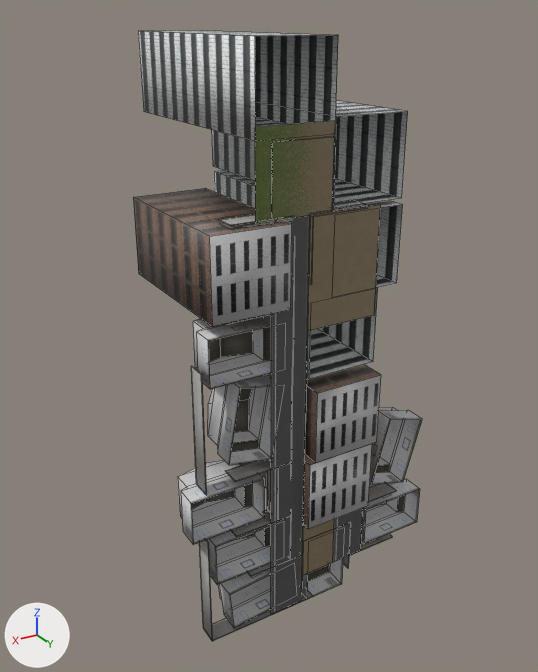
Before and after pictures for a commit that changed the FBX model source/media/model/stage-1-1.fbx.
Both versions are drawn from a 50 mm camera at (0.449, 0.678, 0.204) aimed at (-0.037, -0.134, -0.201). The axes (+X, +Y, +Z) are drawn at lower left. The lights are the same throughout. Mesh edges are drawn as thin lines. Where no turn or scale is listed for an object, it has been applied to the vertices.

Objects in the first picture: 'Ground'.
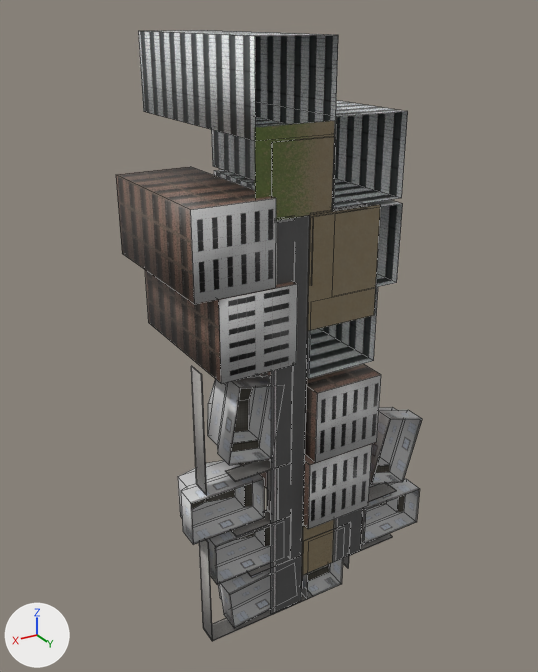
The change in detail:
me_ground is used by ob_ground; location (0.0, 0.0, 0.0).
me_ground had 442 vertices, 311 faces and spanned x -0.216..0.15, y -0.3..0.01, z -0.553..0.186.
me_ground now has 424 vertices, 296 faces and spans x -0.216..0.15, y -0.3..0.01, z -0.553..0.186.
me_ground part 1: the loose piece of 8 vertices spanning x 0.02..0.12, y -0.2..0.01, z -0.103..-0.003 is turned 90 degrees about the y axis through its middle, then moved by (-0.009, 0.0, -0.071).
me_ground part 2: the loose piece of 8 vertices spanning x -0.144..-0.044, y -0.3..0.0, z -0.104..-0.004 is moved by (0.0, 0.0, 0.001).
me_ground part 3: the loose piece of 8 vertices spanning x -0.114..-0.014, y -0.3..0.0, z -0.205..-0.105 is moved by (0.0, 0.0, 0.001).
me_ground part 4: the loose piece of 8 vertices spanning x 0.009..0.011, y -0.026..0.0, z -0.181..-0.021 is moved by (0.0, 0.0, -0.007).
me_ground part 5: the loose piece of 18 vertices spanning x 0.02..0.12, y -0.07..0.0, z -0.183..-0.123 is deleted.
Part 6, on me_ground:
14 vertices are removed from x -0.091..0.129, y -0.026..0.001, z -0.553..0.083.
45 faces are deleted.
12 vertices move within x -0.091..0.13, y -0.026..0.001, z -0.552..0.084.
22 vertices are added at x -0.091..0.14, y -0.2..0.01, z -0.552..0.085.
45 new faces join them, mat_wall_2__wall_2_png (picture img_wall_1_2600x2600_png).
2 new faces join them, mat_building_1__building_wall_3_png (picture img_building_wall_3_png).
3 new faces join them, mat_building_1__building_roof_3_png (picture img_building_roof_3_png).
1 new face joins them, mat_building_1__building_wall_1_png (picture img_building_wall_1_png).

Boxes [x1, y1, x2, y2] around the edits, measured in the pictures (538 x 672 px; the box of a moved part takes in the faces that stretch with it):
'Ground', reshaped: before [133, 30, 422, 642]; after [116, 30, 422, 642]
part 1 of me_ground, moved or reshaped: before [133, 188, 292, 327]; after [145, 270, 298, 384]
part 2 of me_ground, moved or reshaped: before [214, 170, 403, 288]; after [214, 170, 403, 287]
part 3 of me_ground, moved or reshaped: before [268, 288, 378, 379]; after [307, 287, 378, 379]
part 4 of me_ground, moved or reshaped: before [292, 251, 295, 360]; after [292, 251, 295, 372]
part 5 of me_ground, deleted: before [193, 315, 271, 389]
part 6 of me_ground, moved or reshaped: before [199, 135, 396, 642]; after [116, 135, 396, 642]
